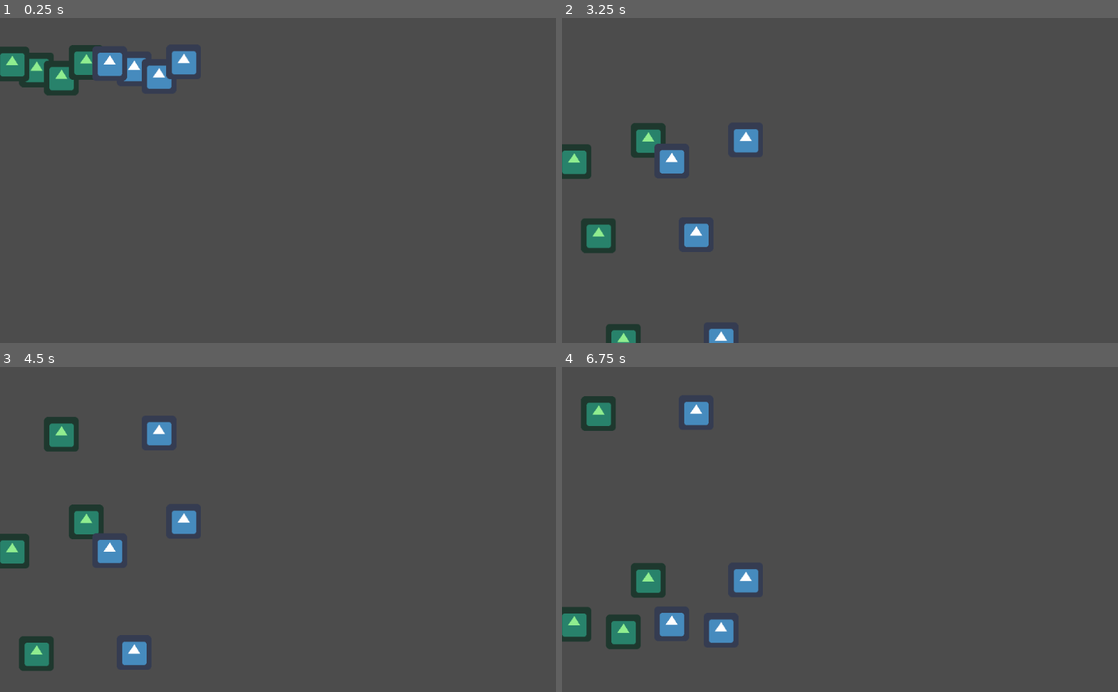
Above: before the commit, frames 1-4 (two rows, left to right).
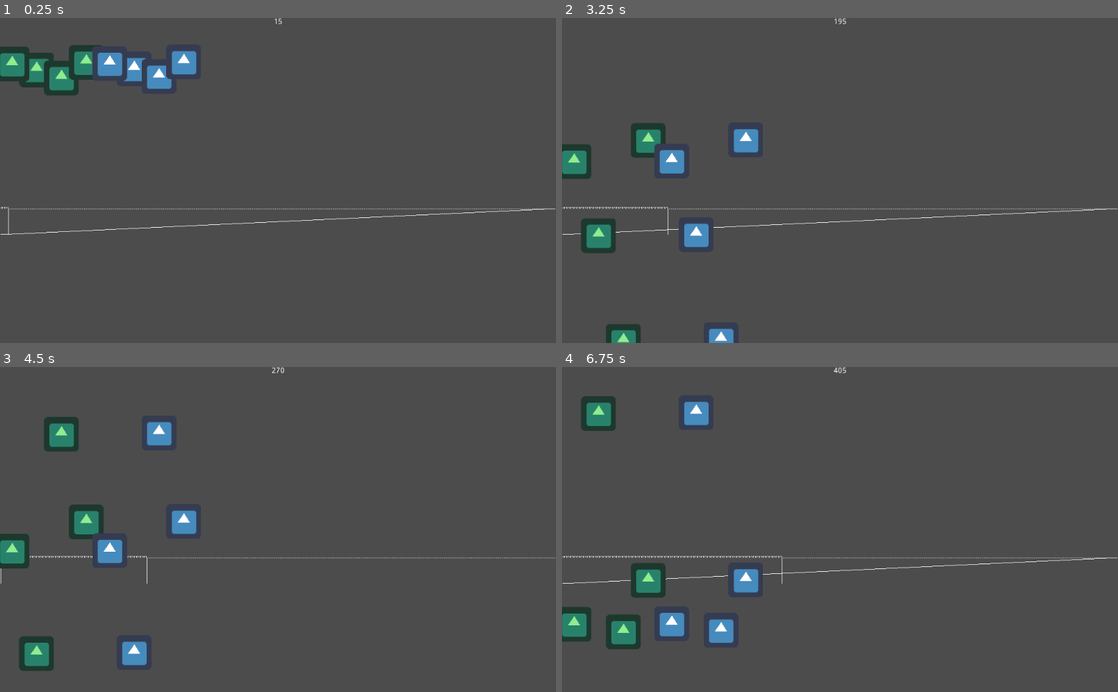
Above: after the commit, the same moments.

Repository: dmaz/3test
Game: Godot game, scene res://smoothtest.tscn
The game is run twice, just before and just after one commit, with the same random seed, the same clock (stepped at 60 frames per second) and the same inputs. The engine's default icon, where the game draws it, is replaced by a stand-in: a white triangle on a blue panel in a dark square.
Inputs:
- Up to frame 1 (0.25 s): no input
- Up to frame 2 (3.25 s): no input
- Up to frame 3 (4.5 s): no input
- Up to frame 4 (6.75 s): no input

The runs differ from the first frame. In frame 1, 0.6% of the frame differs, in the area x 0-100%, y 0-67%; in frame 2, 0.6%; in frame 3, 0.3%; in frame 4, 0.6%.

Commit message:
added graph

Diff:
--- a/project.godot
+++ b/project.godot
@@ -16,16 +16,13 @@
 
 config/name="3test"
 run/main_scene="res://smoothtest.tscn"
+run/delta_smoothing=false
 config/icon="res://icon.png"
 
 [display]
 
 window/size/always_on_top=true
 
-[physics]
-
-common/enable_pause_aware_picking=true
-
 [rendering]
 
 environment/default_environment="res://default_env.tres"
--- /dev/null
+++ b/smoothtest.gd
@@ -0,0 +1,33 @@
+extends Node2D
+
+var tick:int = 0
+var data:Array
+var time:int
+var zoom:int = 3
+
+onready var size:int = get_viewport().size.x
+
+func _ready() -> void:
+	data.resize(size)
+	for i in size:
+		data[i] = Vector2(i,400-16*zoom)
+
+	time = OS.get_system_time_msecs()
+
+
+func _physics_process(delta: float) -> void:
+	var frameTime = OS.get_system_time_msecs() - time
+#	if tick > 500 and frameTime > 20: get_tree().quit()
+
+	time = OS.get_system_time_msecs()
+	tick += 1
+	$Label.text = String(tick)
+	data.append(Vector2(tick % size, 400-frameTime*zoom))
+	data.pop_front()
+	data[0] = Vector2(data[0].x, 50)
+	data[0] = Vector2(data[1].x, 400)
+	update()
+
+func _draw() -> void:
+	var points = PoolVector2Array(data)
+	draw_multiline(points,Color.aliceblue)
--- a/smoothtest.tscn
+++ b/smoothtest.tscn
@@ -1,9 +1,10 @@
 [gd_scene load_steps=3 format=2]
 
 [ext_resource path="res://KinematicBody2D.tscn" type="PackedScene" id=1]
-[ext_resource path="res://Node2D.tscn" type="PackedScene" id=2]
+[ext_resource path="res://smoothtest.gd" type="Script" id=3]
 
 [node name="smoothtest" type="Node2D"]
+script = ExtResource( 3 )
 
 [node name="KinematicBody2D" parent="." instance=ExtResource( 1 )]
 position = Vector2( 67.3058, 70 )
@@ -39,33 +40,11 @@
 velocity = Vector2( 0, 0.8 )
 smooth = true
 
-[node name="Node2D" parent="." instance=ExtResource( 2 )]
-visible = false
-position = Vector2( 19.1783, 220 )
-
-[node name="Node2D2" parent="." instance=ExtResource( 2 )]
-visible = false
-position = Vector2( 157.622, 220 )
-velocity = Vector2( 0, 0.8 )
-
-[node name="Node2D3" parent="." instance=ExtResource( 2 )]
-visible = false
-position = Vector2( 64.7269, 220 )
-velocity = Vector2( 0, 1.7 )
-
-[node name="Node2D4" parent="." instance=ExtResource( 2 )]
-visible = false
-position = Vector2( 201.373, 220 )
-smooth = true
-
-[node name="Node2D5" parent="." instance=ExtResource( 2 )]
-visible = false
-position = Vector2( 242.127, 220 )
-velocity = Vector2( 0, 1.7 )
-smooth = true
-
-[node name="Node2D6" parent="." instance=ExtResource( 2 )]
-visible = false
-position = Vector2( 338.018, 220 )
-velocity = Vector2( 0, 0.8 )
-smooth = true
+[node name="Label" type="Label" parent="."]
+margin_left = 462.0
+margin_right = 562.0
+margin_bottom = 14.0
+align = 1
+__meta__ = {
+"_edit_use_anchors_": false
+}
